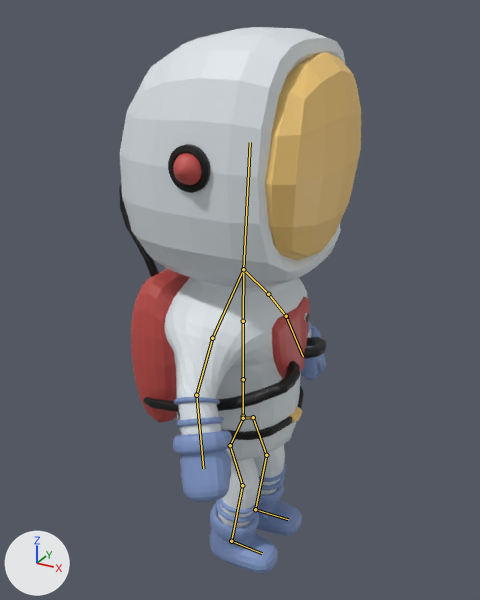
The Blender file blender files/low poly astro.blend: old version first, new version second.
The view is the same before and after, from a camera (50 mm lens) standing at (6.38, -11.76, 13.26) and looking at (-0.2, 0.2, 7.29). The lights are fixed; the arrows at lower left show +X, +Y and +Z. Both versions are drawn at frame 30 of the action 'ArmatureAction'; the numbers are the values there. The bones that bend it are drawn over the model as lines.
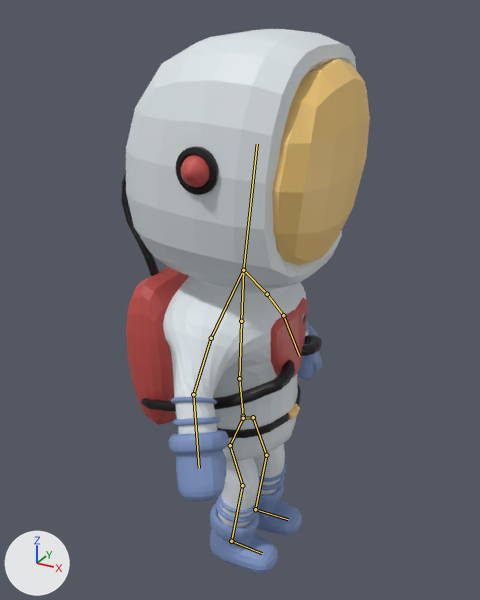
Location of each change, [x1, y1, x2, y2] in pixels of the pictures (480 x 600 px):
'Cylinder.004', posed
    before: [119, 27, 361, 573]
    after: [121, 29, 370, 573]
bone 'Bone', root to tip
    before: (243, 416) to (243, 379)
    after: (243, 416) to (239, 378)
bone 'Bone.007', root to tip
    before: (243, 379) to (243, 321)
    after: (239, 378) to (241, 321)
bone 'Bone.009', root to tip
    before: (243, 269) to (250, 142)
    after: (243, 270) to (257, 144)

Patch to the scene script:
```diff
--- a/blender files/low poly astro.blend.py
+++ b/blender files/low poly astro.blend.py
@@ bone_bone @@
 bone_bone = bpy.data.objects['Armature'].pose.bones['Bone']
-bone_bone.rotation_quaternion = (1.0, 0.0, 0.0, 0.0)  # degrees (0, 0, 0)
+bone_bone.rotation_quaternion = (0.999, 0.0, 0.0, 0.046)  # degrees (0, 0, 5)
@@ bone_bone_007 @@
 bone_bone_007 = bpy.data.objects['Armature'].pose.bones['Bone.007']  # child of 'Bone'
-bone_bone_007.rotation_quaternion = (1.0, 0.0, 0.0, 0.0)  # degrees (0, 0, 0)
+bone_bone_007.rotation_quaternion = (0.998, 0.0, 0.0, -0.063)  # degrees (0, 0, -7)
@@ bone_bone_009 @@
 bone_bone_009 = bpy.data.objects['Armature'].pose.bones['Bone.009']  # child of 'Bone.008'
-bone_bone_009.rotation_quaternion = (1.0, -0.001, 0.009, -0.025)  # degrees (0, 1, -3)
+bone_bone_009.rotation_quaternion = (0.999, -0.001, 0.009, -0.037)  # degrees (0, 1, -4)
```
